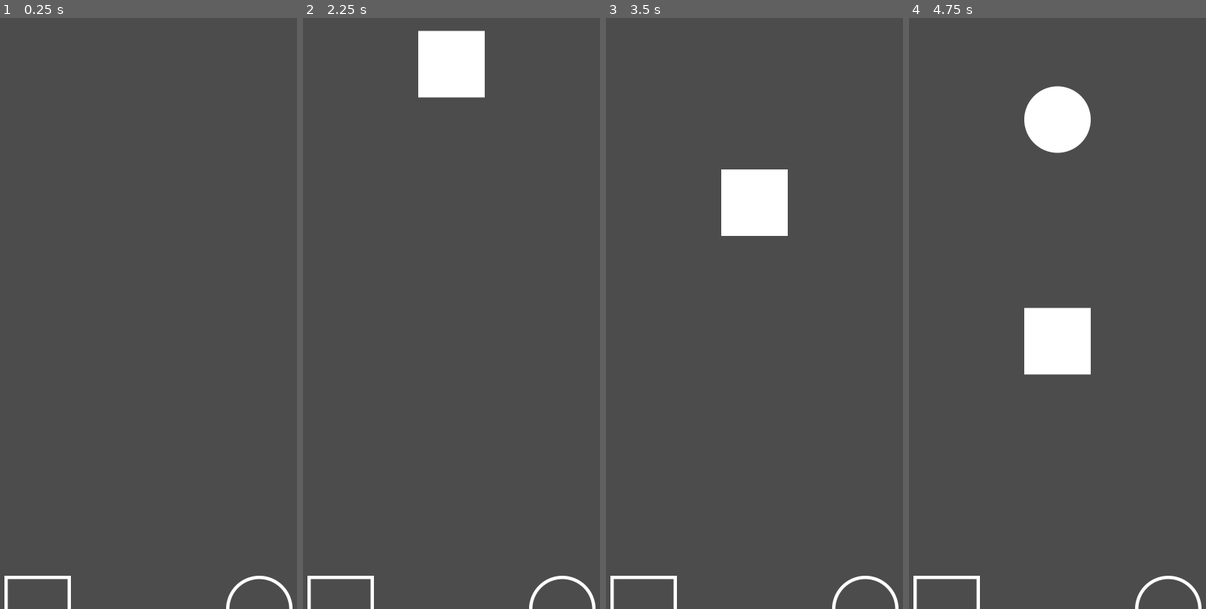
Above: before the commit, frames 1-4 (left to right).
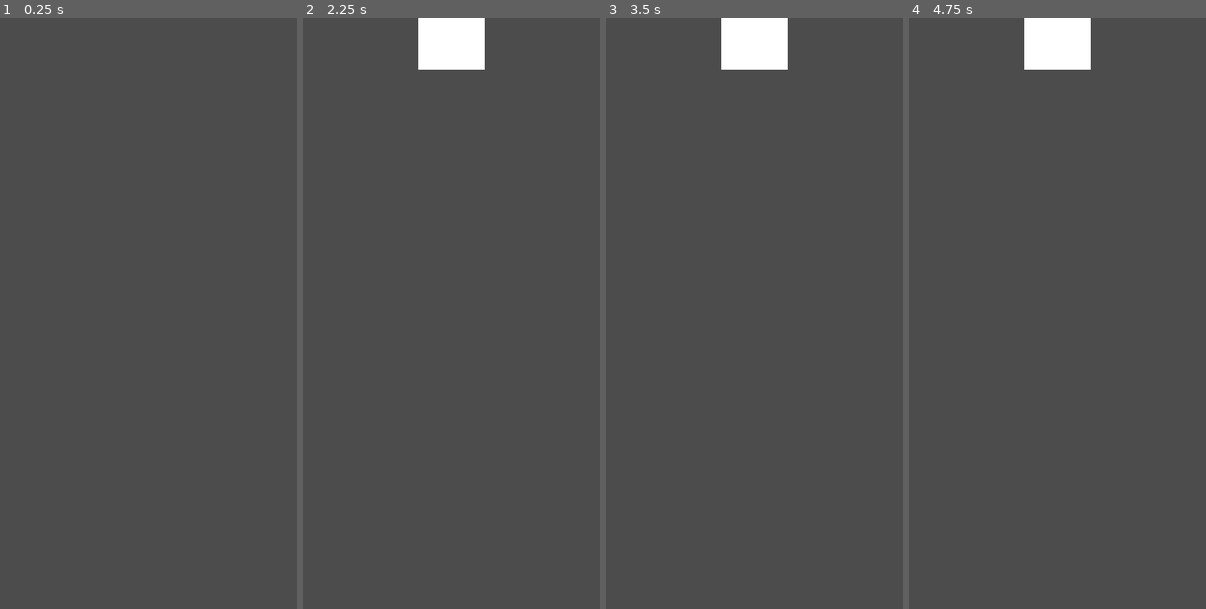
Above: after the commit, the same moments.

Repository: sakkaku-dev/geometry-tap
Game: Godot game, scene res://scenes/Main.tscn
Same seed, same stepped clock (60 frames per second), same inputs: the game is played once before the commit and once after it.
Inputs (mouse positions are in pixels of both pictures, inside the frame that each line leads up to):
- Up to frame 1 (0.25 s): no input
- Up to frame 2 (2.25 s): tap Enter at 0.5 s; move the mouse to (540, 283) at 0.52 s; tap Alt at 0.6 s; click (540, 283) at 0.67 s; tap Space at 1.25 s; drag from (371, 343) to (430, 431) at 1.27 s; move the mouse to (490, 183) at 2.02 s; tap Shift at 2.1 s; click (490, 183) at 2.17 s
- Up to frame 3 (3.5 s): drag from (733, 431) to (635, 224) at 2.77 s
- Up to frame 4 (4.75 s): move the mouse to (1176, 402) at 3.52 s; tap Ctrl at 3.6 s; click (1176, 402) at 3.67 s; drag from (938, 224) to (998, 165) at 4.27 s

The runs differ from the first frame. In frame 1, 0.5% of the frame differs, in the area x 1-99%, y 94-100%; in frame 2, 2.0%; in frame 3, 5.0%; in frame 4, 7.0%, in the area x 1-99%, y 0-100%.
Error after the commit: Parse Error: The class "Geometry" shadows a native class. (res://scenes/geometry/Geometry.gd:1)

Commit message:
feat: swipe geometries

Diff:
--- a/project.godot
+++ b/project.godot
@@ -23,6 +23,11 @@
 "class": "CSSSimplifier",
 "language": "GDScript",
 "path": "res://addons/godot-css-theme/CSSSimplifier.gd"
+}, {
+"base": "KinematicBody2D",
+"class": "Geometry",
+"language": "GDScript",
+"path": "res://scenes/geometry/Geometry.gd"
 }, {
 "base": "Node",
 "class": "InputReader",
@@ -63,6 +68,7 @@
 "ArgumentParser": "",
 "CSSParser": "",
 "CSSSimplifier": "",
+"Geometry": "",
 "InputReader": "",
 "Logger": "",
 "OptParse": "",
--- a/scenes/Main.gd
+++ b/scenes/Main.gd
@@ -1,6 +1,28 @@
 extends Node2D
+
+onready var geometries := $Geometries
+onready var outlines := $Outlines
 
 var logger = Logger.new("Main")
 
+func get_current_geometry() -> Geometry:
+	var outlines_threshold = 200
+
+	for child in geometries.get_children():
+		var outlines_min = outlines.global_position.y - outlines_threshold
+		var outlines_max = outlines.global_position.y + outlines_threshold
+		var child_y = child.global_position.y
+
+		if not child.moved and child_y > outlines_min and child_y < outlines_max:
+			return child
+	return null
+
 func _on_InputReader_swipe(left):
-	logger.info("Swipe: %s" % ("left" if left else "right"))
+	var new_dir = Vector2.LEFT if left else Vector2.RIGHT
+	logger.info("Swipe: %s" % new_dir)
+
+	var geometry = get_current_geometry()
+	if geometry:
+		geometry.move(new_dir)
+	else:
+		logger.info("No geometry close enough")
--- a/scenes/Main.tscn
+++ b/scenes/Main.tscn
@@ -9,14 +9,17 @@
 [node name="Main" type="Node2D"]
 script = ExtResource( 3 )
 
+[node name="Geometries" type="Node2D" parent="."]
+
 [node name="GeometrySpawner" parent="." instance=ExtResource( 1 )]
 position = Vector2( 540, 50 )
+parent_path = NodePath("../Geometries")
 
 [node name="InputReader" type="Node" parent="."]
 script = ExtResource( 2 )
 
 [node name="Outlines" type="Node2D" parent="."]
-position = Vector2( 540, 1600 )
+position = Vector2( 540, 1700 )
 
 [node name="Square" type="Sprite" parent="Outlines"]
 position = Vector2( -300, 0 )
--- a/scenes/geometry/Geometry.gd
+++ b/scenes/geometry/Geometry.gd
@@ -1,11 +1,18 @@
-extends KinematicBody2D
+class_name Geometry extends KinematicBody2D
 
 export var speed = 300
 
+var moved = false
+var direction = Vector2.DOWN
 var logger = Logger.new("Geometry")
 
+func move(dir: Vector2):
+	direction = dir
+	moved = true
+	speed = 2000
+
 func _physics_process(delta: float):
-	var velocity = Vector2.DOWN * speed
+	var velocity = direction * speed
 	move_and_slide(velocity)
 
 
--- a/scenes/geometry/GeometrySpawner.gd
+++ b/scenes/geometry/GeometrySpawner.gd
@@ -1,6 +1,9 @@
 extends Node2D
 
 export var geometries: Array
+
+export var parent_path: NodePath
+onready var parent: Node2D = get_node(parent_path)
 
 var logger = Logger.new("GeometrySpawner")
 
@@ -12,5 +15,5 @@
 func _on_Timer_timeout():
 	var geometry = _random_geometry().instance()
 	logger.info("Spawn geometry: %s" % geometry.name)
-	add_child(geometry)
+	parent.add_child(geometry)
 	geometry.global_position = global_position
